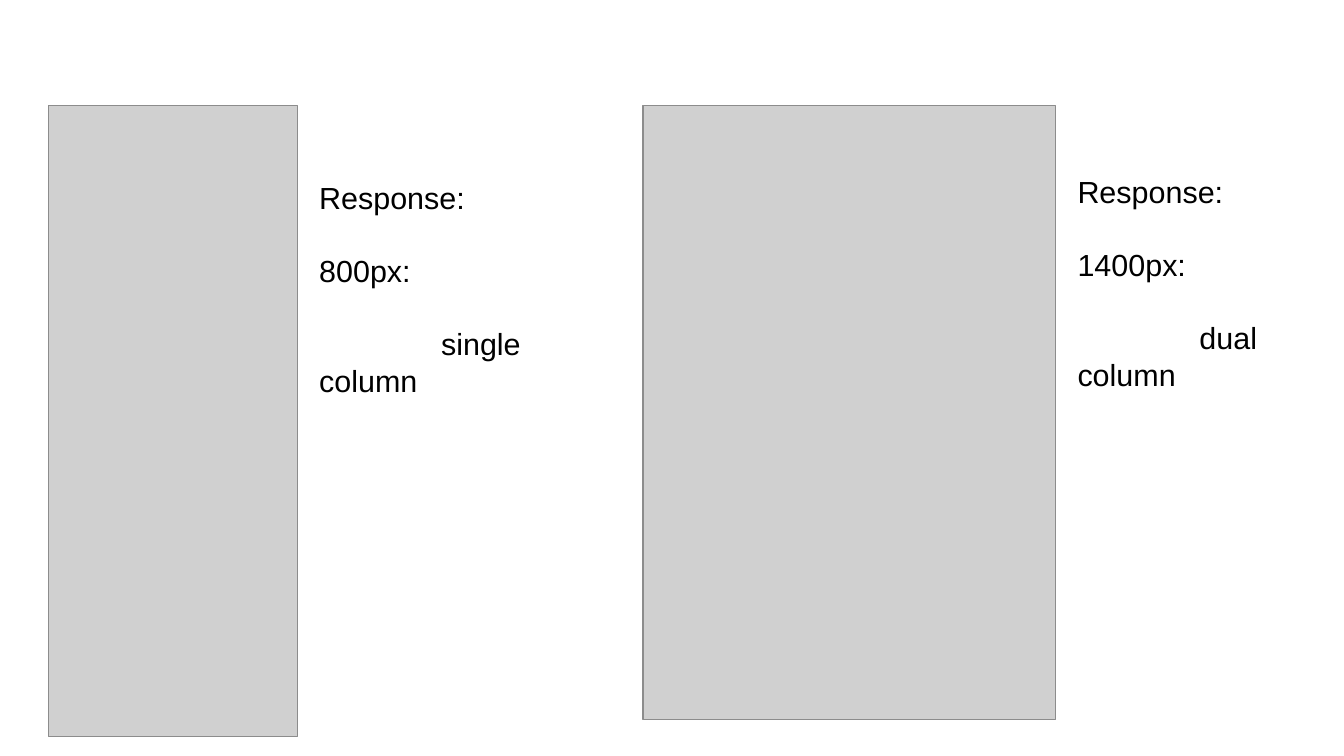
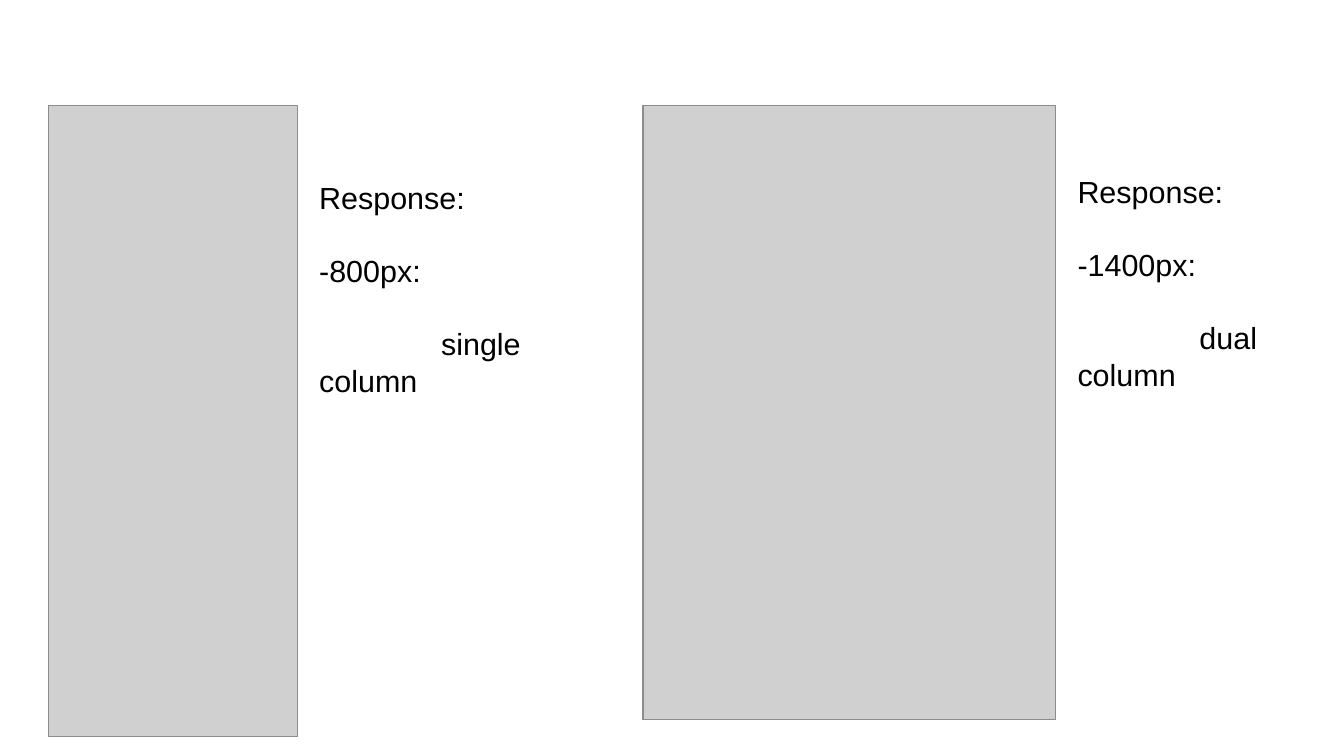
Before and after one commit to emm-jay-ahh/portfolio_t1a2, a slide deck: slide 14 of presentation/emm_jay.pptx. Drawn at 1344x756 pixels with LibreOffice and Linux fonts; fonts in the diff are those of the drawing; grey boxes stand for pictures; background and template pictures are left out. Boxes give left, top, right and bottom in pixels: in the first picture for what was removed or moved away, otherwise in the second. Text is boxed around its words. In the diff, an @@ line names an element or a change of style, - is before the commit and + after.

```diff
--- a/presentation/emm_jay.pptx
+++ b/presentation/emm_jay.pptx
@@ text at <box>319,260,421,288</box>: text changed @@
-800px:
+-800px:
@@ text at <box>1078,254,1196,282</box>: text changed @@
-1400px:
+-1400px:
```
Also in this commit, not shown: 8 other slides changed, 7 other files.
